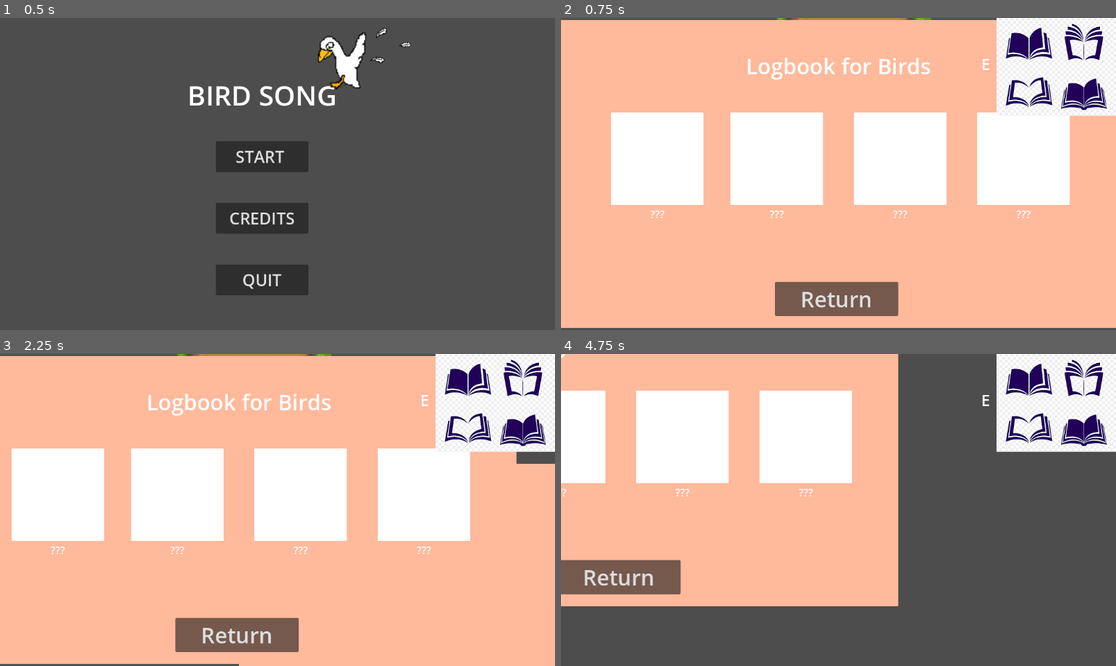
Above: before the commit, frames 1-4 (two rows, left to right).
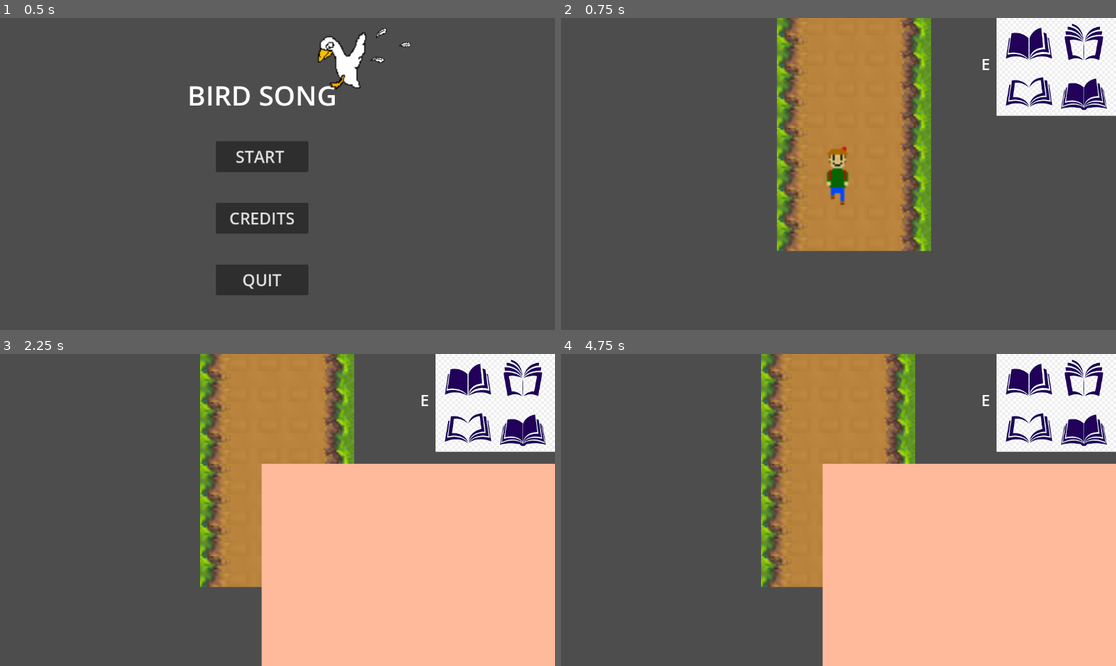
Above: after the commit, the same moments.

Repository: HapKat/Bird-Song
Game: Godot game, scene res://TitleScreen/title_screen.tscn
Same seed, same stepped clock (60 frames per second), same inputs: the game is played once before the commit and once after it.
Inputs (mouse positions are in pixels of both pictures, inside the frame that each line leads up to):
- Up to frame 1 (0.5 s): no input
- Up to frame 2 (0.75 s): click "START" at 0.5 s
- Up to frame 3 (2.25 s): click (277, 634) at 1.25 s, where only the run before the commit has a clickable "Return"; tap Enter at 2 s; hold D (walk_right) from 2.03 s (still down); tap E (open_logbook) at 2.1 s
- Up to frame 4 (4.75 s): tap Space at 2.75 s; release D (walk_right) at 2.78 s; hold S (walk_down) 2.78-3.53 s; tap E (open_logbook) at 2.85, 3.6, 4.35 s; hold D (walk_right) 3.53-4.28 s; hold W (walk_up) from 4.28 s (still down)

Frame 1 is identical in both runs. In frame 2, 92% of the frame differs, in the area x 0-100%, y 0-100%; in frame 3, 67%; in frame 4, 72%.

Commit message:
player cant walk now then logbook is open

Diff:
--- a/generalGame/scenes/main_scene.gd
+++ b/generalGame/scenes/main_scene.gd
@@ -2,6 +2,7 @@
 
 var logbook_scene = preload("res://generalGame/ui/logbook_open.tscn")
 var logbook_instance: Control
+@onready var PLAYER: CharacterBody2D = $PlayerCharacter
 
 func _ready():
 	# instance the logbook and add it to the scene, but hide it
@@ -10,7 +11,7 @@
 	add_child(logbook_instance)
 
 func _process(delta):
-	# Open/close logbook when pressing E
+	# Open logbook when pressing E
 	if Input.is_action_just_pressed("open_logbook"):
-		print("e pressed")
-		logbook_instance.visible = not logbook_instance.visible
+		logbook_instance.visible = true
+		PLAYER.walking = false
--- a/generalGame/scenes/main_scene.tscn
+++ b/generalGame/scenes/main_scene.tscn
@@ -245,6 +245,7 @@
 scale = Vector2(0.2, 0.2)
 
 [node name="logbook_open" parent="." instance=ExtResource("5_lib6x")]
+visible = false
 z_index = 1
 anchors_preset = 8
 anchor_left = 0.5
--- a/generalGame/scripts/player_character.gd
+++ b/generalGame/scripts/player_character.gd
@@ -1,16 +1,20 @@
 extends CharacterBody2D
+
+@export var player: CharacterBody2D
 
 const SPEED := 100.0
 var talking = false
+var walking = true
 
 func _physics_process(_delta: float) -> void:
-	var input_vector := Vector2(
-		Input.get_axis("walk_left", "walk_right"),
-		Input.get_axis("walk_up", "walk_down")
-	)
+	if walking == true:
+		var input_vector := Vector2(
+			Input.get_axis("walk_left", "walk_right"),
+			Input.get_axis("walk_up", "walk_down")
+		)
 
-	velocity = input_vector.normalized() * SPEED
-	move_and_slide()
+		velocity = input_vector.normalized() * SPEED
+		move_and_slide()
 
 
 func _on_goose_child_entered_tree(node: Node) -> void:
Not shown, added: generalGame/scenes/characters/player_character.tscn679508204.tmp
Not shown, added: generalGame/scenes/characters/player_character.tscn706792895.tmp
